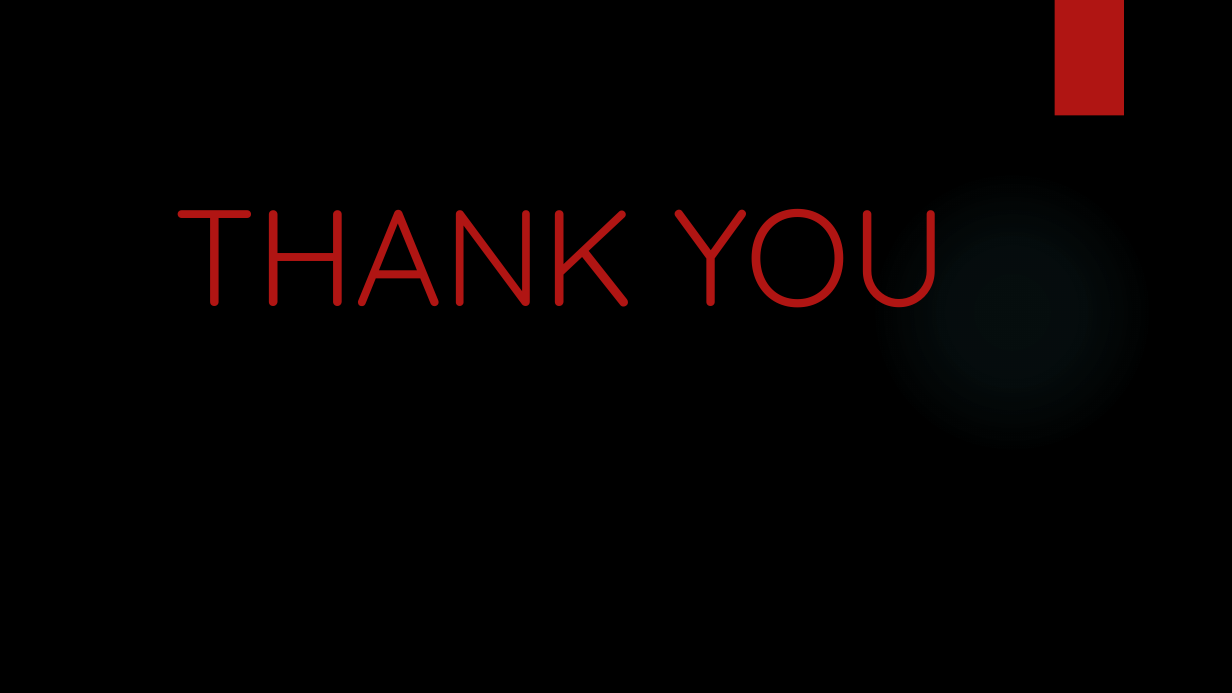
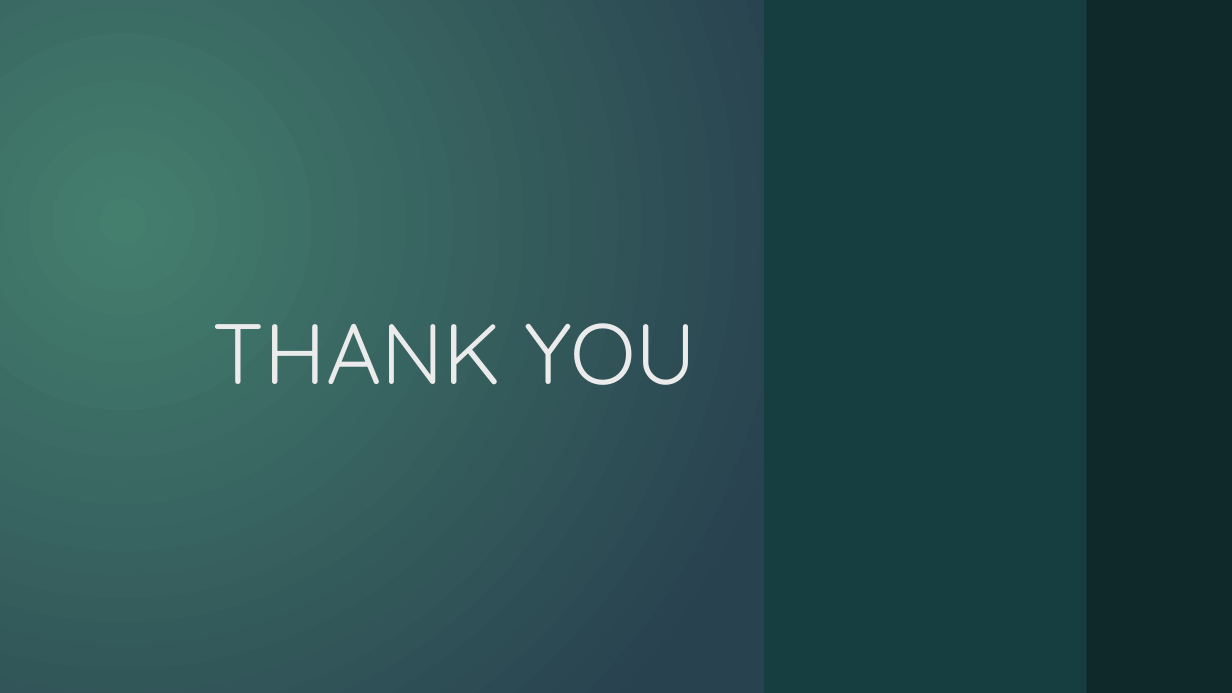
Before and after one commit to Aryanshukla578/Website, a slide deck: slide 8 of Hackathon(codebharat).pptx. Drawn at 1232x693 pixels with LibreOffice and Linux fonts; fonts in the diff are those of the drawing; background and template pictures are left out. Boxes give left, top, right and bottom in pixels: in the first picture for what was removed or moved away, otherwise in the second. Text is boxed around its words. In the diff, an @@ line names an element or a change of style, - is before the commit and + after.

```diff
--- a/Hackathon(codebharat).pptx
+++ b/Hackathon(codebharat).pptx
@@ background picture (left out) to gradient #457F6E to #294250 @@
@@ rectangle added at bbox=[0, 0, 1232, 692], fill gradient #457F6E to #294250 @@
@@ rectangle added at bbox=[764, 0, 1089, 692], fill #173D40 @@
@@ rectangle added at bbox=[1087, 0, 1232, 692], fill #0F282A @@
@@ text "THANK YOU": place and size @@
-text "THANK YOU" at bbox=[173, 209, 948, 308]
+text "THANK YOU" at bbox=[213, 323, 697, 385]
@@ text "THANK YOU" at bbox=[213, 323, 697, 385]: size 80 to 50 pt, text colour #B01513 to #EBEBEB; alignment centre to right; more space between paragraphs; vertical alignment top to middle @@
```
Also in this commit, not shown: 7 other slides changed.
